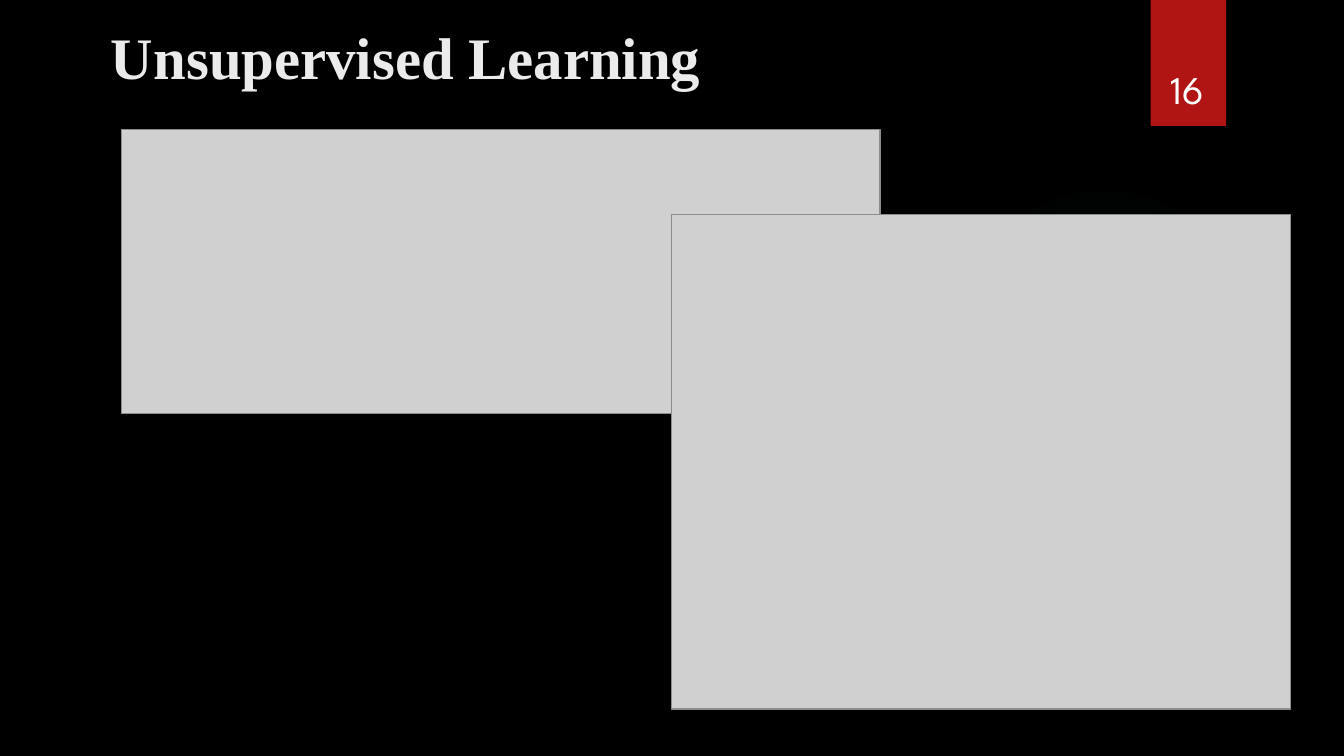
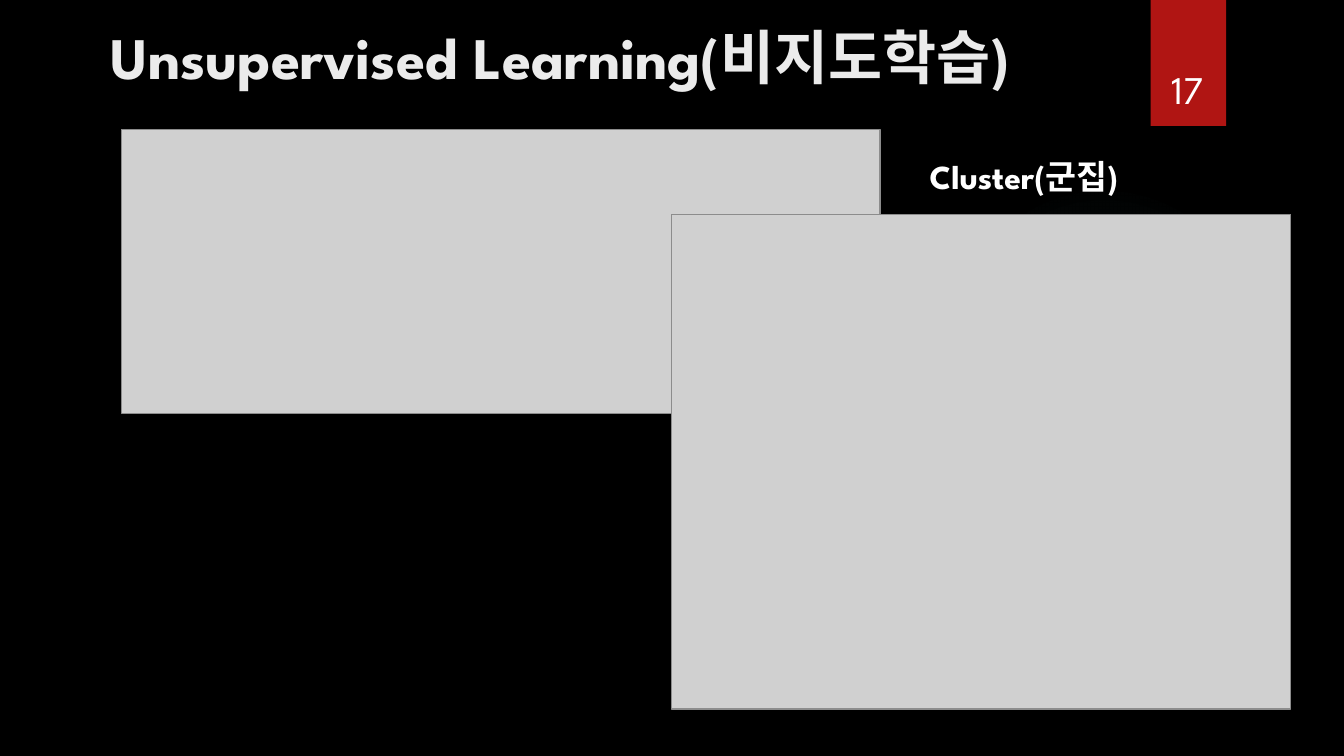
Before and after one commit to ancestor9/Introduction-to-BigData-Analysis, a slide deck: slide 17 of AI 역량강화.pptx (slide 16 before the commit). Drawn at 1344x756 pixels with LibreOffice and Linux fonts; fonts in the diff are those of the drawing; grey boxes stand for pictures; background and template pictures are left out. Boxes give left, top, right and bottom in pixels: in the first picture for what was removed or moved away, otherwise in the second. Text is boxed around its words. In the diff, an @@ line names an element or a change of style, - is before the commit and + after.

```diff
--- a/AI 역량강화.pptx
+++ b/AI 역량강화.pptx
@@ title at bbox=[111, 29, 1010, 92]: text changed; font Times New Roman to League Spartan @@
-Unsupervised Learning
+Unsupervised Learning(비지도학습)
@@ page number at bbox=[1171, 78, 1203, 104]: text changed @@
-16
+17
@@ text added at bbox=[930, 161, 1118, 196], 24 pt, text #FFFFFF, bold @@
+Cluster(군집)
```
Also in this commit, not shown: 37 other slides changed, 6 slides added, 1 slide removed, 1 other file.
